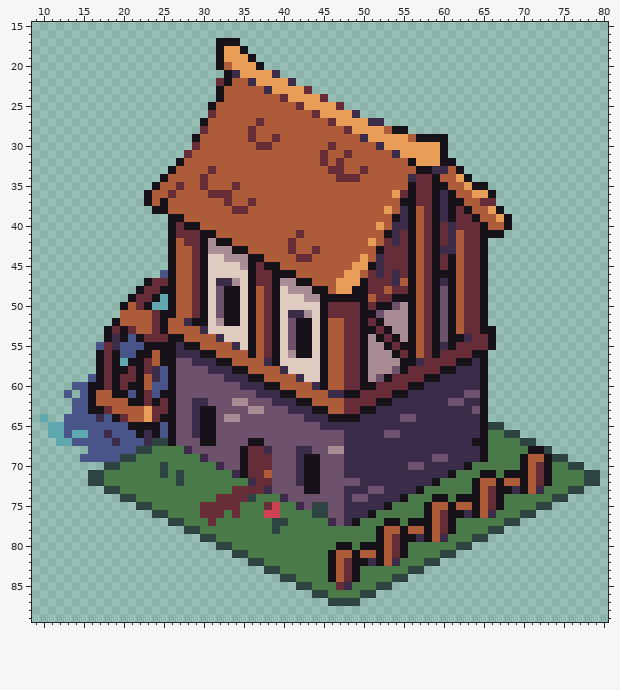
A sprite sheet gets an edit: tradeworld/Public/img/WatermillUpLeft.png. Above is the file before it was changed.
The file is 96x96 pixels. Shown: x 9..80, y 15..89.
The result:
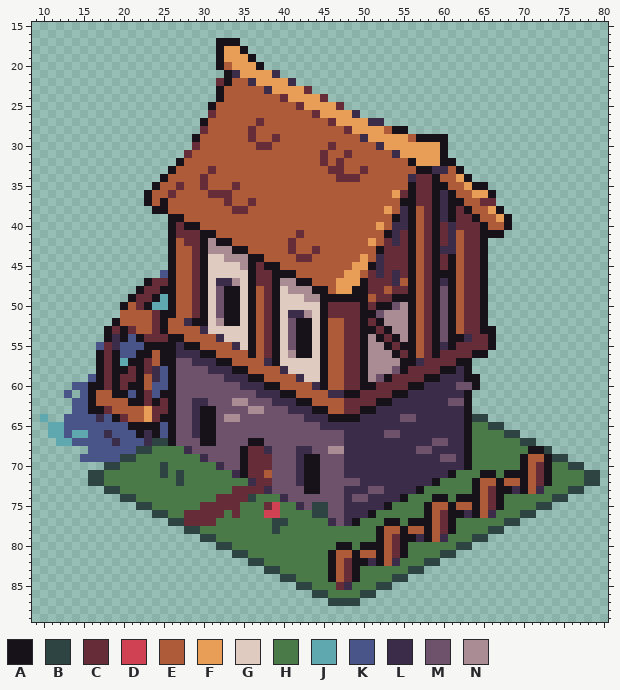
Palette (. is transparent): A #17111a  B #2d4443  C #662d39  D #d04153  E #ae5b39  F #e89e56  G #dfcbbf  H #4a7a47  J #60a8b0  K #495588  L #3b2c4a  M #6e516a  N #aa8c94
Changes in this commit:
y 57: x 64..65 LA -> ..
y 58: x 63..65 LLA -> A..
y 59: x 63..65 LLA -> AA.
y 60: x 62..65 LLLA -> MMA.
y 61: x 63..65 MMA -> A..
y 62: x 63..65 LLA -> A..
y 63: x 63..65 LMA -> A..
y 64: x 63..65 LLA -> ABB
y 65..66: x 63..65 LLA -> AHH
y 67: x 59..60 LL -> MM; x 63..65 LAA -> AHH
y 68: x 57..58 LL -> MM; x 63..65 LLA -> AHH
y 69: x 59 M -> L; x 61 L -> M; x 63..65 LLA -> AHH
y 70: x 56..57 MM -> LL
y 76: x 28..29 HH -> CC
y 77: x 28..30 HHH -> CCC
Changed places in both pictures, as pixel boxes (x1, y1, x2, y2):
changed: (408, 358, 488, 470)
changed: (184, 510, 208, 526)
